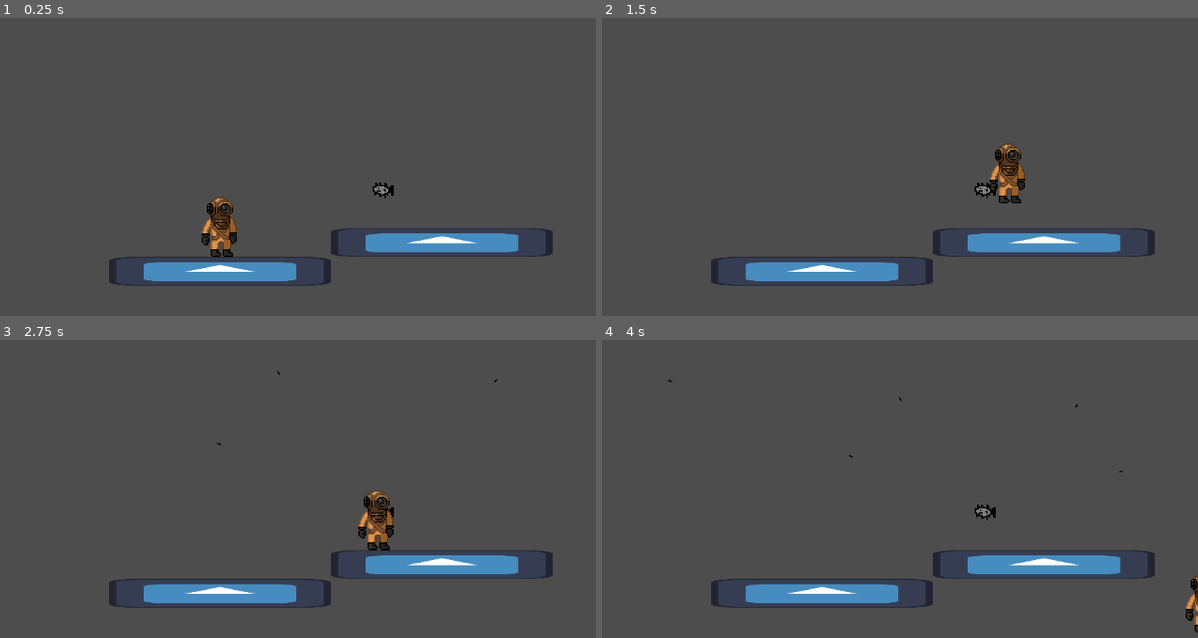
Above: before the commit, frames 1-4 (two rows, left to right).
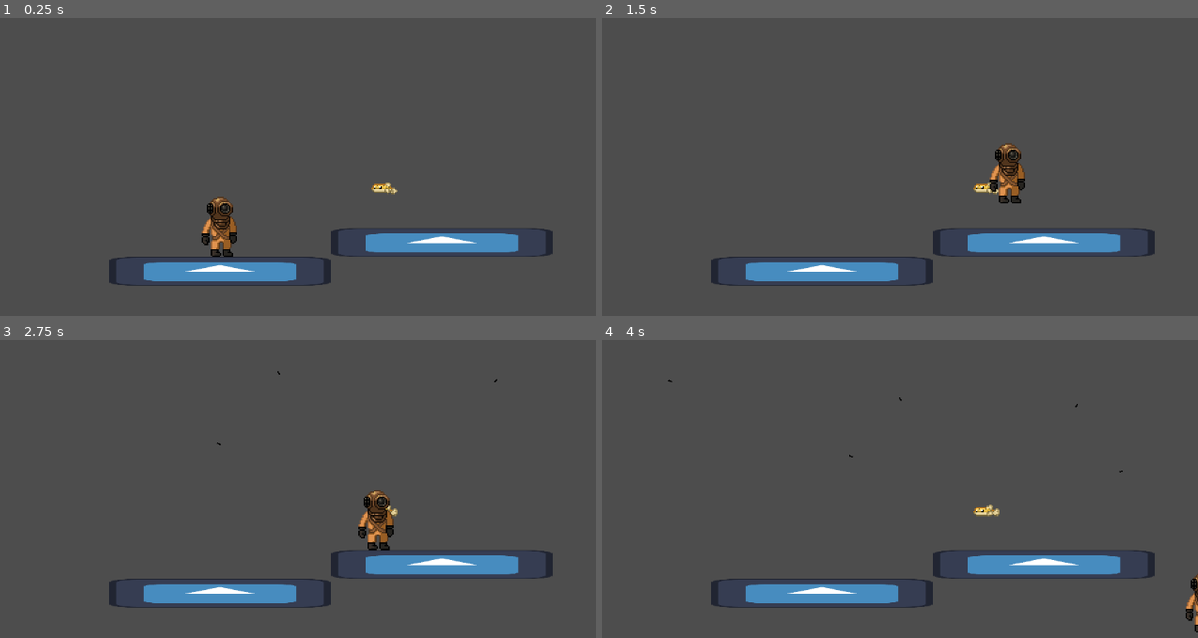
Above: after the commit, the same moments.

Repository: teamjakojaannos/ld57-depths
Game: Godot game, scene res://world/test_level.tscn
Two runs of this game, one before a commit and one after it. Both use one fixed random seed, a clock stepped at 60 frames per second and the inputs below. This scene is started directly instead of the project's main scene. The engine's default icon, where the game draws it, is replaced by a stand-in: a white triangle on a blue panel in a dark square.
Inputs:
- Up to frame 1 (0.25 s): no input
- Up to frame 2 (1.5 s): tap Enter (ui_accept) at 0.5 s; hold Z (attack_1) 0.53-1.28 s; hold Right (right) from 0.53 s (still down); tap Space (jump) at 0.77 s; tap X (attack_2) at 1.35 s
- Up to frame 3 (2.75 s): tap Space (jump) at 1.52 s; release Right (right) at 2.03 s; hold Left (left) from 2.03 s (still down); hold Z (attack_1) from 2.03 s (still down)
- Up to frame 4 (4 s): release Left (left) at 2.78 s; release Z (attack_1) at 2.78 s; hold Right (right) from 2.78 s (still down); tap X (attack_2) at 2.85 s; tap Space (jump) at 3.02, 3.77 s; hold Z (attack_1) from 3.53 s (still down)

The runs differ from the first frame. In frame 1, 0.1% of the frame differs, in the area x 62-67%, y 55-61%; in frame 2, 0.1%; in frame 3, less than 0.1%; in frame 4, 0.2%.

Commit message:
pufferfish. with spikes

Diff:
--- a/characters/spike_fish.tscn
+++ /dev/null
@@ -1,61 +0,0 @@
-[gd_scene load_steps=6 format=3 uid="uid://bf1fy0bxb0uml"]
-
-[ext_resource type="Texture2D" uid="uid://bs4fe5y18csh8" path="res://graphics/spike_fish.png" id="1_dbe46"]
-[ext_resource type="Script" uid="uid://dv0ja71tjy6bn" path="res://characters/spike_fish.gd" id="1_onis2"]
-
-[sub_resource type="AtlasTexture" id="AtlasTexture_onis2"]
-atlas = ExtResource("1_dbe46")
-region = Rect2(0, 0, 16, 16)
-
-[sub_resource type="SpriteFrames" id="SpriteFrames_dp0uu"]
-animations = [{
-"frames": [{
-"duration": 1.0,
-"texture": SubResource("AtlasTexture_onis2")
-}],
-"loop": true,
-"name": &"default",
-"speed": 5.0
-}]
-
-[sub_resource type="CircleShape2D" id="CircleShape2D_qtdsn"]
-radius = 8.0
-
-[node name="SpikeFish" type="Area2D"]
-collision_layer = 4
-collision_mask = 0
-script = ExtResource("1_onis2")
-
-[node name="AnimatedSprite2D" type="AnimatedSprite2D" parent="."]
-sprite_frames = SubResource("SpriteFrames_dp0uu")
-
-[node name="CollisionShape2D" type="CollisionShape2D" parent="."]
-shape = SubResource("CircleShape2D_qtdsn")
-
-[node name="AttackTimer" type="Timer" parent="."]
-wait_time = 1.5
-autostart = true
-
-[node name="SpikeOrigin" type="Marker2D" parent="."]
-
-[node name="SpikeSpawns" type="Node2D" parent="."]
-
-[node name="S1" type="Marker2D" parent="SpikeSpawns"]
-position = Vector2(-12, -5)
-
-[node name="S2" type="Marker2D" parent="SpikeSpawns"]
-position = Vector2(-6, -8)
-
-[node name="S3" type="Marker2D" parent="SpikeSpawns"]
-position = Vector2(6, -7)
-
-[node name="S4" type="Marker2D" parent="SpikeSpawns"]
-position = Vector2(10, -3)
-
-[node name="S5" type="Marker2D" parent="SpikeSpawns"]
-position = Vector2(6, 10)
-
-[node name="S6" type="Marker2D" parent="SpikeSpawns"]
-position = Vector2(-6, 10)
-
-[connection signal="timeout" from="AttackTimer" to="." method="_do_attack"]
--- a/characters/spike.tscn
+++ b/fish/spiky_puffer_fish/spike.tscn
@@ -1,6 +1,6 @@
 [gd_scene load_steps=4 format=3 uid="uid://bv7qqj0er6f4y"]
 
-[ext_resource type="Script" uid="uid://dx7hqkyhr67vh" path="res://characters/spike.gd" id="1_axd3l"]
+[ext_resource type="Script" uid="uid://dx7hqkyhr67vh" path="res://fish/spiky_puffer_fish/spike.gd" id="1_axd3l"]
 [ext_resource type="Texture2D" uid="uid://cx0yqjvqex2ft" path="res://graphics/spike.png" id="1_k8k4s"]
 
 [sub_resource type="RectangleShape2D" id="RectangleShape2D_axd3l"]
--- a/characters/spike_fish.gd
+++ b/fish/spiky_puffer_fish/spike_fish.gd
@@ -1,6 +1,6 @@
 extends Area2D
 
-const spike_scene = preload("res://characters/spike.tscn")
+const spike_scene = preload("res://fish/spiky_puffer_fish/spike.tscn")
 @export var spike_speed = 100.0
 
 func _do_attack() -> void:
--- /dev/null
+++ b/fish/spiky_puffer_fish/spike_fish.tscn
@@ -0,0 +1,151 @@
+[gd_scene load_steps=14 format=3 uid="uid://bf1fy0bxb0uml"]
+
+[ext_resource type="Script" uid="uid://dv0ja71tjy6bn" path="res://fish/spiky_puffer_fish/spike_fish.gd" id="1_onis2"]
+[ext_resource type="Texture2D" uid="uid://smlf3v78mu0y" path="res://fish/spiky_puffer_fish/pufferfisu.png" id="2_onis2"]
+
+[sub_resource type="AtlasTexture" id="AtlasTexture_dp0uu"]
+atlas = ExtResource("2_onis2")
+region = Rect2(192, 0, 48, 48)
+
+[sub_resource type="AtlasTexture" id="AtlasTexture_qtdsn"]
+atlas = ExtResource("2_onis2")
+region = Rect2(240, 0, 48, 48)
+
+[sub_resource type="AtlasTexture" id="AtlasTexture_yebsx"]
+atlas = ExtResource("2_onis2")
+region = Rect2(0, 0, 48, 48)
+
+[sub_resource type="AtlasTexture" id="AtlasTexture_mdxbx"]
+atlas = ExtResource("2_onis2")
+region = Rect2(48, 0, 48, 48)
+
+[sub_resource type="AtlasTexture" id="AtlasTexture_k0t2d"]
+atlas = ExtResource("2_onis2")
+region = Rect2(96, 0, 48, 48)
+
+[sub_resource type="AtlasTexture" id="AtlasTexture_q5f08"]
+atlas = ExtResource("2_onis2")
+region = Rect2(144, 0, 48, 48)
+
+[sub_resource type="SpriteFrames" id="SpriteFrames_dp0uu"]
+animations = [{
+"frames": [{
+"duration": 1.0,
+"texture": SubResource("AtlasTexture_dp0uu")
+}, {
+"duration": 1.0,
+"texture": SubResource("AtlasTexture_qtdsn")
+}],
+"loop": true,
+"name": &"balloon",
+"speed": 3.0
+}, {
+"frames": [{
+"duration": 1.0,
+"texture": SubResource("AtlasTexture_yebsx")
+}, {
+"duration": 1.0,
+"texture": SubResource("AtlasTexture_mdxbx")
+}],
+"loop": true,
+"name": &"idle",
+"speed": 3.0
+}, {
+"frames": [{
+"duration": 1.0,
+"texture": SubResource("AtlasTexture_k0t2d")
+}, {
+"duration": 1.0,
+"texture": SubResource("AtlasTexture_q5f08")
+}],
+"loop": true,
+"name": &"pre_attack",
+"speed": 3.0
+}]
+
+[sub_resource type="CircleShape2D" id="CircleShape2D_qtdsn"]
+radius = 8.0
+
+[sub_resource type="Animation" id="Animation_pl884"]
+resource_name = "attack"
+length = 3.0
+tracks/0/type = "value"
+tracks/0/imported = false
+tracks/0/enabled = true
+tracks/0/path = NodePath("AnimatedSprite2D:animation")
+tracks/0/interp = 1
+tracks/0/loop_wrap = true
+tracks/0/keys = {
+"times": PackedFloat32Array(0, 1.4, 2.76667),
+"transitions": PackedFloat32Array(1, 1, 1),
+"update": 1,
+"values": [&"pre_attack", &"balloon", &"idle"]
+}
+
+[sub_resource type="Animation" id="Animation_0rbh6"]
+length = 0.001
+tracks/0/type = "value"
+tracks/0/imported = false
+tracks/0/enabled = true
+tracks/0/path = NodePath("AnimatedSprite2D:animation")
+tracks/0/interp = 1
+tracks/0/loop_wrap = true
+tracks/0/keys = {
+"times": PackedFloat32Array(0),
+"transitions": PackedFloat32Array(1),
+"update": 1,
+"values": [&"idle"]
+}
+
+[sub_resource type="AnimationLibrary" id="AnimationLibrary_f2lvf"]
+_data = {
+&"RESET": SubResource("Animation_0rbh6"),
+&"attack": SubResource("Animation_pl884")
+}
+
+[node name="SpikeFish" type="Area2D"]
+collision_layer = 4
+collision_mask = 0
+script = ExtResource("1_onis2")
+
+[node name="AnimatedSprite2D" type="AnimatedSprite2D" parent="."]
+sprite_frames = SubResource("SpriteFrames_dp0uu")
+animation = &"idle"
+autoplay = "idle"
+frame_progress = 0.645125
+
+[node name="CollisionShape2D" type="CollisionShape2D" parent="."]
+shape = SubResource("CircleShape2D_qtdsn")
+
+[node name="AttackTimer" type="Timer" parent="."]
+wait_time = 1.5
+autostart = true
+
+[node name="SpikeOrigin" type="Marker2D" parent="."]
+
+[node name="SpikeSpawns" type="Node2D" parent="."]
+
+[node name="S1" type="Marker2D" parent="SpikeSpawns"]
+position = Vector2(-12, -5)
+
+[node name="S2" type="Marker2D" parent="SpikeSpawns"]
+position = Vector2(-6, -8)
+
+[node name="S3" type="Marker2D" parent="SpikeSpawns"]
+position = Vector2(6, -7)
+
+[node name="S4" type="Marker2D" parent="SpikeSpawns"]
+position = Vector2(10, -3)
+
+[node name="S5" type="Marker2D" parent="SpikeSpawns"]
+position = Vector2(6, 10)
+
+[node name="S6" type="Marker2D" parent="SpikeSpawns"]
+position = Vector2(-6, 10)
+
+[node name="AnimationPlayer" type="AnimationPlayer" parent="."]
+libraries = {
+&"": SubResource("AnimationLibrary_f2lvf")
+}
+
+[connection signal="timeout" from="AttackTimer" to="." method="_do_attack"]
--- a/levels/game.tscn
+++ b/levels/game.tscn
@@ -6,7 +6,7 @@
 [ext_resource type="PackedScene" uid="uid://nq12kdbslhu2" path="res://levels/generation/templates/con_platform_01.tscn" id="3_arvxu"]
 [ext_resource type="Script" uid="uid://c0jwiq3xuu5o5" path="res://camera/camera_controller.gd" id="3_cnc74"]
 [ext_resource type="PackedScene" uid="uid://c35xcm5fhvq4e" path="res://levels/generation/templates/part_basic_02.tscn" id="3_ughyh"]
-[ext_resource type="PackedScene" uid="uid://bf1fy0bxb0uml" path="res://characters/spike_fish.tscn" id="3_vpik0"]
+[ext_resource type="PackedScene" uid="uid://bf1fy0bxb0uml" path="res://fish/spiky_puffer_fish/spike_fish.tscn" id="3_vpik0"]
 [ext_resource type="PackedScene" uid="uid://c7cixyoixeqxe" path="res://characters/player.tscn" id="4_vpik0"]
 [ext_resource type="PackedScene" uid="uid://bvopgdtktl31q" path="res://levels/generation/templates/con_platform_02.tscn" id="4_y7kp8"]
 [ext_resource type="PackedScene" uid="uid://c2j550rhs0pdq" path="res://levels/generation/templates/con_bubbles_01.tscn" id="5_ughyh"]
--- a/levels/level.gd
+++ b/levels/level.gd
@@ -3,7 +3,7 @@
 
 signal Finished
 
-const spike_fish_prefab = preload("res://characters/spike_fish.tscn")
+const spike_fish_prefab = preload("res://fish/spiky_puffer_fish/spike_fish.tscn")
 
 func finish() -> void:
 	Finished.emit()
--- a/world/test_level.tscn
+++ b/world/test_level.tscn
@@ -1,7 +1,7 @@
 [gd_scene load_steps=5 format=3 uid="uid://ufxrj7wc6mfv"]
 
 [ext_resource type="PackedScene" uid="uid://c7cixyoixeqxe" path="res://characters/player.tscn" id="1_434qw"]
-[ext_resource type="PackedScene" uid="uid://bf1fy0bxb0uml" path="res://characters/spike_fish.tscn" id="2_kfa7i"]
+[ext_resource type="PackedScene" uid="uid://bf1fy0bxb0uml" path="res://fish/spiky_puffer_fish/spike_fish.tscn" id="2_kfa7i"]
 [ext_resource type="Texture2D" uid="uid://c2f3rh0c4m7w6" path="res://icon.svg" id="3_x27he"]
 
 [sub_resource type="RectangleShape2D" id="RectangleShape2D_vkbyq"]
Renamed: fish/pufferfisu.png -> fish/spiky_puffer_fish/pufferfisu.png
Not shown, changed: fish/spiky_puffer_fish/pufferfisu.png.import
Renamed: characters/spike.gd -> fish/spiky_puffer_fish/spike.gd
Renamed: characters/spike.gd.uid -> fish/spiky_puffer_fish/spike.gd.uid
Renamed: characters/spike_fish.gd.uid -> fish/spiky_puffer_fish/spike_fish.gd.uid
